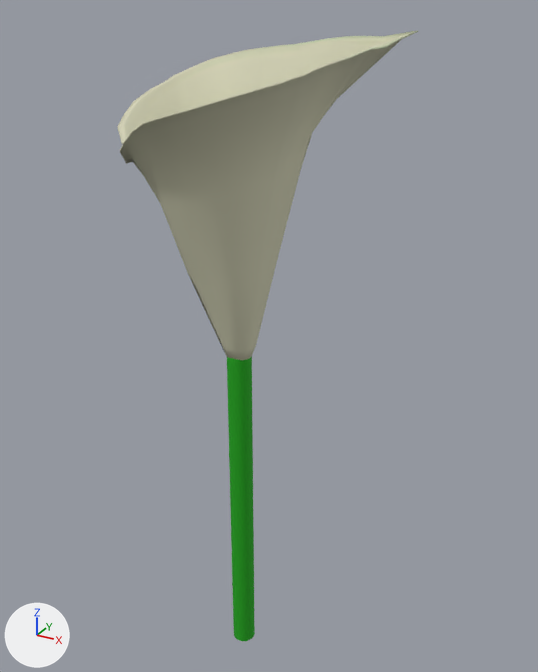
A saved change to the glTF model public/models/calla-lily.glb.
One viewpoint serves both versions: a 50 mm camera at (0.528, -0.868, 1.027) aimed at (0.013, 0.069, 0.559). The lights are fixed; the arrows at lower left show +X, +Y and +Z. The older version comes first. Vertices at exactly the same position are counted once.

Script lines for the objects in view, before the commit:
```python
mat_levelszar = principled_material('levelszar')
mat_levelszar.base_color = (0.0091, 0.376, 0.00411)  # green #18a50d
mat_levelszar.roughness = 0.85
me_object_2 = bpy.data.meshes.new('Object_2')
me_object_2.from_pydata(...)  # 836 vertices, 1680 faces; spans x -0.173..0.174, y -0.136..0.202, z 0.55..1.0
me_object_2.materials.append(mat_material)  # picture img_image_0
me_object_5 = bpy.data.meshes.new('Object_5')
me_object_5.from_pydata(...)  # a 32-sided cylinder along z spanning x -0.019..0.019, y -0.019..0.019, z 0.0..0.563
me_object_5.materials.append(mat_levelszar)  # green #18a50d
ob_object_2 = bpy.data.objects.new('Object_2', me_object_2)
ob_object_2.location = (0.0, 0.0, 0.0)
ob_object_5 = bpy.data.objects.new('Object_5', me_object_5)
ob_object_5.location = (0.0, 0.0, 0.0)
```
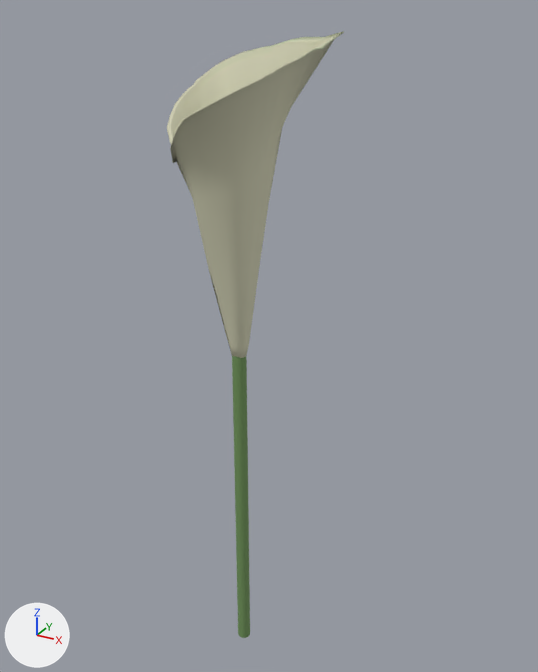
The edits, one by one:
Material 'levelszar' (mat_levelszar) changes colour from green #18a50d to green #6f9359; in linear values from (0.0091, 0.376, 0.00411) to (0.16, 0.29, 0.1).
me_object_2 is used by ob_object_2; location (0.0, 0.0, 0.0).
me_object_2 had 836 vertices, 1680 faces and spanned x -0.173..0.174, y -0.136..0.202, z 0.55..1.0.
me_object_2 now has 836 vertices, 1680 faces and spans x -0.1..0.1, y -0.078..0.116, z 0.55..1.0.
me_object_2 part 1: the whole mesh is scaled about the mesh origin by (0.576, 0.576, 1).
me_object_5 is used by ob_object_5; location (0.0, 0.0, 0.0).
me_object_5 had 64 vertices, 124 faces and spanned x -0.019..0.019, y -0.019..0.019, z 0.0..0.563.
me_object_5 now has 64 vertices, 124 faces and spans x -0.011..0.011, y -0.011..0.011, z 0.0..0.563.
me_object_5 part 2: the whole mesh is scaled about its middle by (0.576, 0.576, 1).

Changed parts and their boxes (x1, y1, x2, y2) in the pictures (538 x 672 px):
'Object_2', rescaled (41% narrower)
    before: (117, 30, 418, 360)
    after: (167, 31, 344, 358)
'Object_5', recoloured, rescaled (34% narrower)
    before: (227, 356, 255, 641)
    after: (232, 356, 250, 638)
